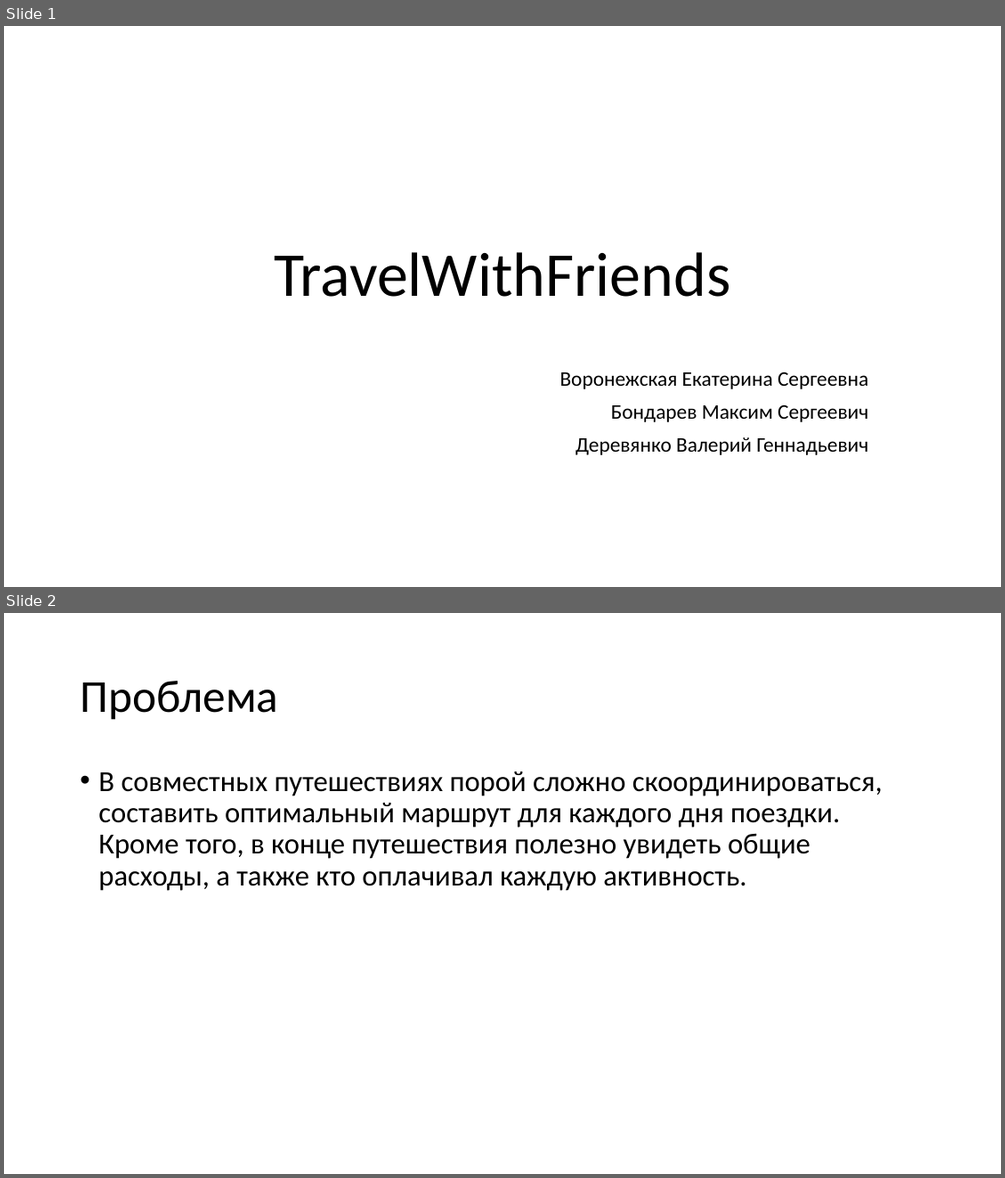
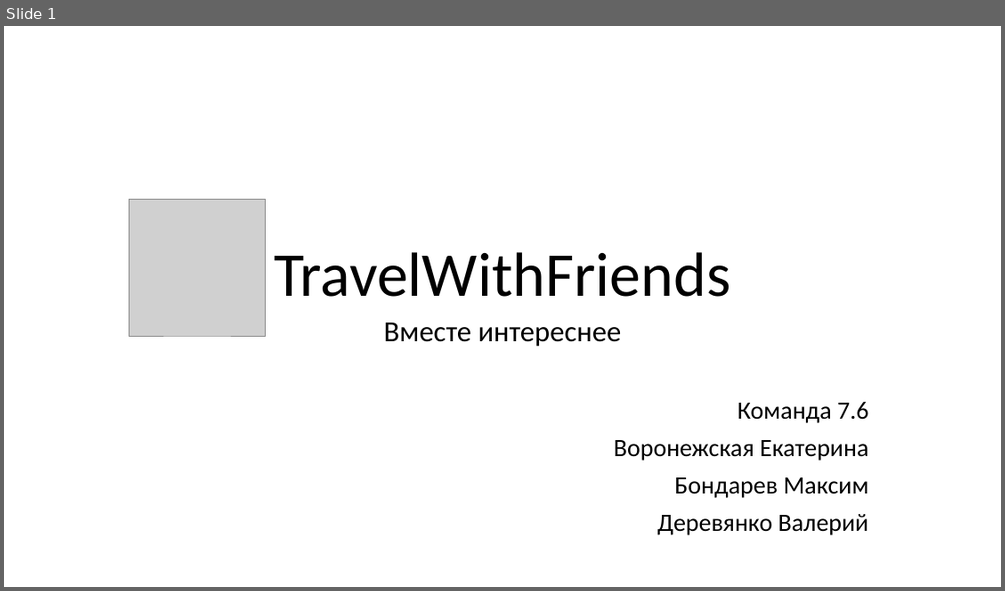
Before and after one commit to egoistique/TravelWithFriends, a slide deck: documentation/Презентация.pptx. Shown one above the other, each under a label of ours: slides 1 and 2 before the commit, slide 1 after it. The pictures are 1005x1178 and 1005x591 pixels, drawn with LibreOffice and Linux fonts; fonts in the diff are those of the drawing; grey boxes stand for pictures. Boxes give left, top, right and bottom in pixels: in the first picture for what was removed or moved away, otherwise in the second. Text is boxed around its words. In the diff, an @@ line names an element or a change of style, - is before the commit and + after.

```diff
--- a/documentation/Презентация.pptx
+++ b/documentation/Презентация.pptx
@@ slide 2 removed at [4,613,1001,1174], background #FFFFFF @@
@@ title removed at [80,681,278,720] @@
-Проблема
@@ text removed at [98,771,882,891] @@
-• В совместных путешествиях порой сложно скоординироваться, составить оптимальный маршрут для каждого дня поездки. Кроме того, в конце путешествия полезно увидеть общие расходы, а также кто оплачивал каждую активность.
@@ slide 1 changed as well @@
@@ picture added at [129,199,266,336] @@
@@ text added at [384,322,622,346], 28 pt, text #000000 @@
+Вместе интереснее
@@ subtitle at [614,402,869,535]: text changed; size 20 to 24 pt @@
-Воронежская Екатерина Сергеевна
-Бондарев Максим Сергеевич
-Деревянко Валерий Геннадьевич
+Команда 7.6
+Воронежская Екатерина
+Бондарев Максим
+Деревянко Валерий
```
Also in this commit, not shown: 7 other slides changed, 4 slides added, 4 other slides removed, 1 other file.
